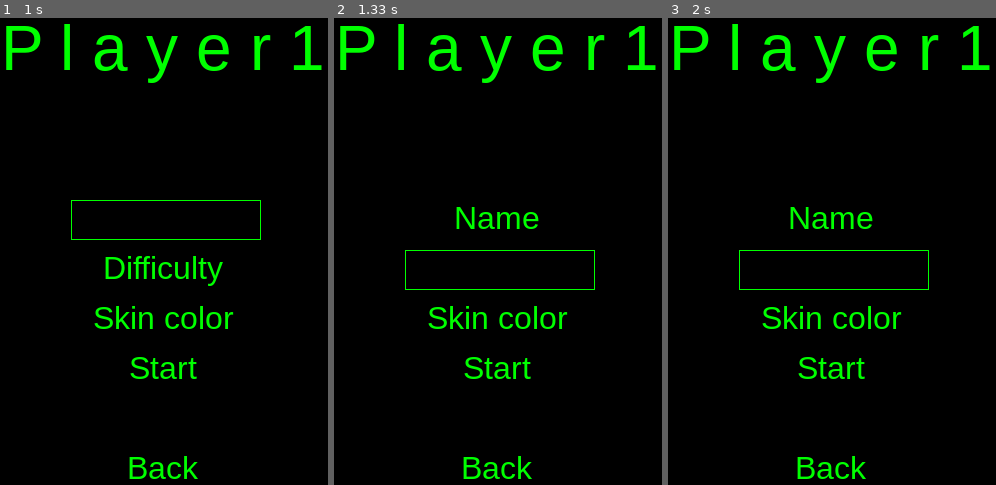
Above: before the commit, frames 1-3 (left to right).
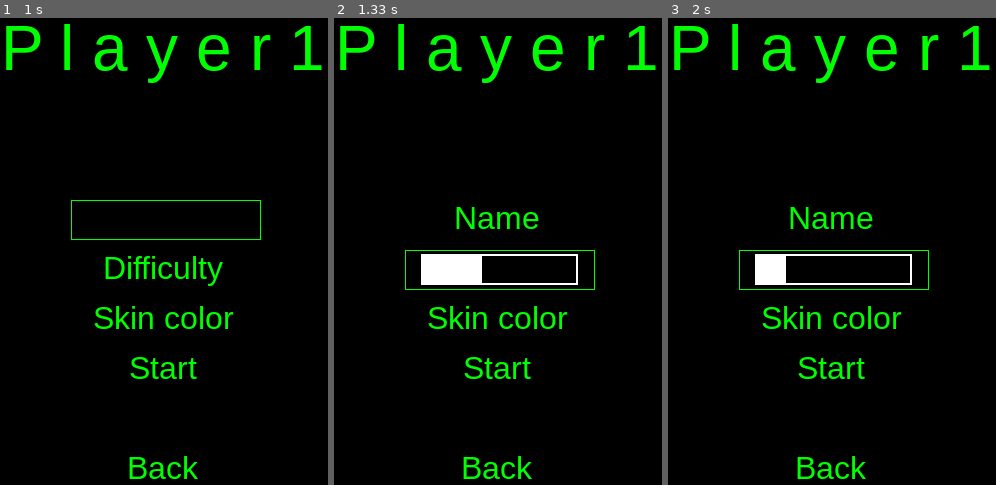
Above: after the commit, the same moments.

Repository: Basic1299/pygame_snake
Game: pygame game, started from main.py
Two runs of this game, one before a commit and one after it. Both use one fixed random seed, a clock stepped at 60 frames per second and the inputs below.
Inputs:
- Up to frame 1 (1 s): tap Enter at 0.33 s
- Up to frame 2 (1.33 s): hold Down from 1.17 s (still down)
- Up to frame 3 (2 s): release Down at 1.63 s; hold Left from 1.67 s (still down)

Frame 1 is identical in both runs. In frame 2, 1.5% of the frame differs, in the area x 26-75%, y 50-58%; in frame 3, 1.0%.

Commit message:
add difficulty bar in menu

Diff:
--- a/Menu.py
+++ b/Menu.py
@@ -13,7 +13,7 @@
         self.is_difficulty_option = False
 
         self.color_option = 0
-        self.difficulty_option = 0
+        self.difficulty_option = 1
 
     def draw_text(self, font, text, text_color, bg_color, center):
         text_image = font.render(f'{text}', True, text_color, bg_color)
--- a/main.py
+++ b/main.py
@@ -93,7 +93,7 @@
 snake_tail_id = 0
 current_time = 0
 pressed_time = 0
-snake_speed = 5 # [2, 3, 4, 5]
+snake_speed = 2 # [1, 2, 3, 4, 5]
 bg_color = (0, 0, 0)
 snake_color = "GREEN"
 game_state = "player1_menu"
@@ -101,12 +101,9 @@
 # Objects Initials
 menu = Menu(screen, SCREEN_WIDTH, SCREEN_HEIGHT)
 score = Score()
-#snake_head = SnakeHead(random.randint(30, SCREEN_WIDTH-50), random.randint(30, SCREEN_HEIGHT-50),
-                 #      snake_speed, snake_color)
 
 # Sprite Groups
 snake_head_group = pygame.sprite.Group()
-#snake_head_group.add(snake_head)
 
 first_tail_group = pygame.sprite.Group()
 snake_tail_group = pygame.sprite.Group()
@@ -205,6 +202,8 @@
                     elif menu.option == 4:
                         game_state = "main_menu"
                         menu.option = 0
+                        menu.difficulty_option = 1
+                        menu.color_option = 0
 
                 # Side options colors
                 if menu.is_color_option:
@@ -220,9 +219,11 @@
                     if event.key == pygame.K_LEFT:
                         if menu.difficulty_option > 0:
                             menu.difficulty_option -= 1
+                            snake_speed = menu.difficulty_option + 1
                     elif event.key == pygame.K_RIGHT:
-                        if menu.difficulty_option < 2:
+                        if menu.difficulty_option < 4:
                             menu.difficulty_option += 1
+                            snake_speed = menu.difficulty_option + 1
 
         screen.fill(bg_color)
 
@@ -235,6 +236,29 @@
 
         if menu.option != 1:
             menu.draw_text(option_font, "Difficulty", (0, 255, 0), bg_color, (SCREEN_WIDTH // 2, 300))
+        else:
+            pygame.draw.rect(screen, (255, 255, 255), (SCREEN_WIDTH // 2 - 76, 286, 157, 31), 2)
+
+            if menu.difficulty_option == 0:
+                pygame.draw.rect(screen, (255, 255, 255), (SCREEN_WIDTH // 2 - 75, 287, 30, 30), 0)
+            elif menu.difficulty_option == 1:
+                pygame.draw.rect(screen, (255, 255, 255), (SCREEN_WIDTH // 2 - 75, 287, 30, 30), 0)
+                pygame.draw.rect(screen, (255, 255, 255), (SCREEN_WIDTH // 2 - 45, 287, 30, 30), 0)
+            elif menu.difficulty_option == 2:
+                pygame.draw.rect(screen, (255, 255, 255), (SCREEN_WIDTH // 2 - 75, 287, 30, 30), 0)
+                pygame.draw.rect(screen, (255, 255, 255), (SCREEN_WIDTH // 2 - 45, 287, 30, 30), 0)
+                pygame.draw.rect(screen, (255, 255, 255), (SCREEN_WIDTH // 2 - 15, 287, 30, 30), 0)
+            elif menu.difficulty_option == 3:
+                pygame.draw.rect(screen, (255, 255, 255), (SCREEN_WIDTH // 2 - 75, 287, 30, 30), 0)
+                pygame.draw.rect(screen, (255, 255, 255), (SCREEN_WIDTH // 2 - 45, 287, 30, 30), 0)
+                pygame.draw.rect(screen, (255, 255, 255), (SCREEN_WIDTH // 2 - 15, 287, 30, 30), 0)
+                pygame.draw.rect(screen, (255, 255, 255), (SCREEN_WIDTH // 2 + 15, 287, 30, 30), 0)
+            elif menu.difficulty_option == 4:
+                pygame.draw.rect(screen, (255, 255, 255), (SCREEN_WIDTH // 2 - 75, 287, 30, 30), 0)
+                pygame.draw.rect(screen, (255, 255, 255), (SCREEN_WIDTH // 2 - 45, 287, 30, 30), 0)
+                pygame.draw.rect(screen, (255, 255, 255), (SCREEN_WIDTH // 2 - 15, 287, 30, 30), 0)
+                pygame.draw.rect(screen, (255, 255, 255), (SCREEN_WIDTH // 2 + 15, 287, 30, 30), 0)
+                pygame.draw.rect(screen, (255, 255, 255), (SCREEN_WIDTH // 2 + 45, 287, 37, 30), 0)
 
         if menu.option != 2:
             menu.draw_text(option_font, "Skin color", (0, 255, 0), bg_color, (SCREEN_WIDTH // 2, 350))
